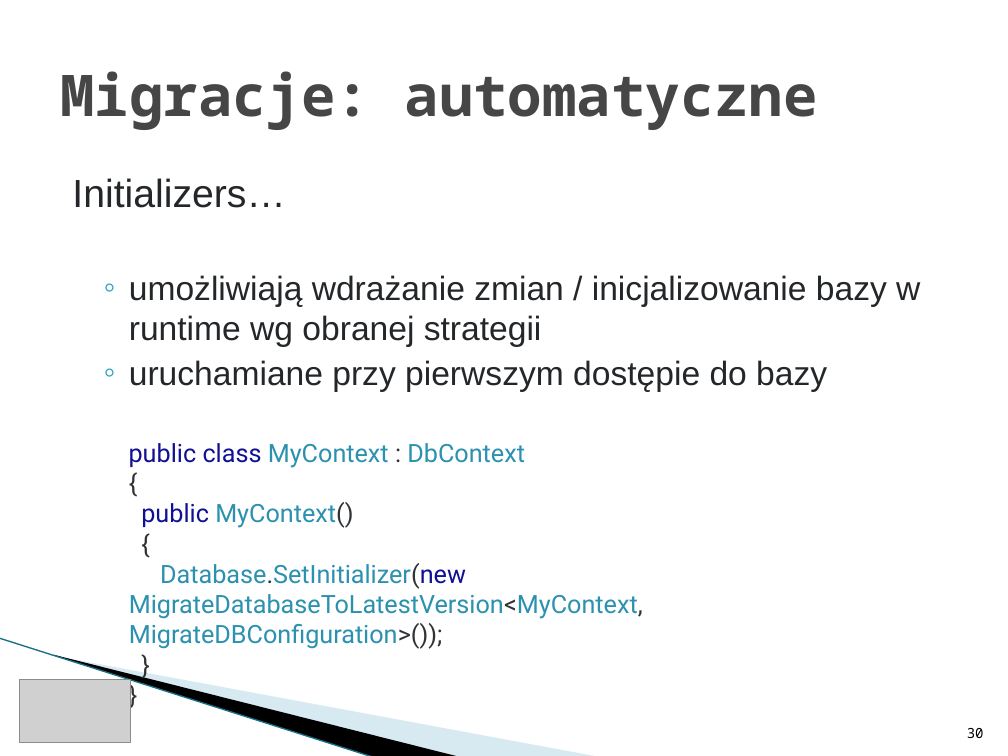
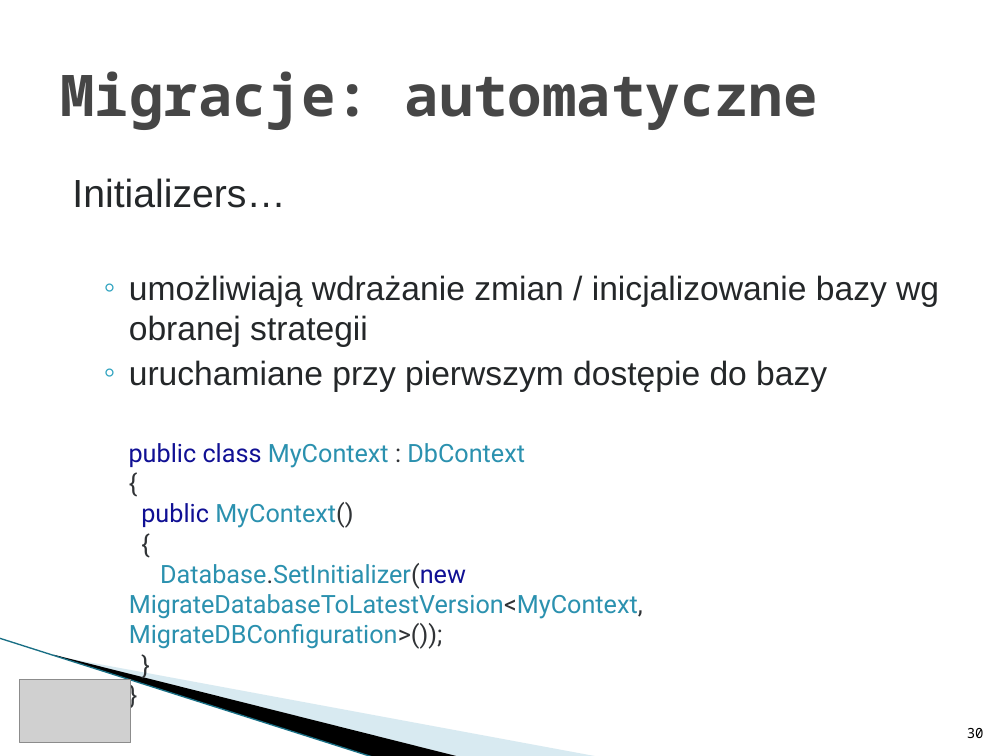
Before and after one commit to rwoszczyk/Training, a slide deck: slide 30 of ItKrd_EF.pptx. Drawn at 1008x756 pixels with LibreOffice and Linux fonts; fonts in the diff are those of the drawing; grey boxes stand for pictures; background and template pictures are left out. Boxes give left, top, right and bottom in pixels: in the first picture for what was removed or moved away, otherwise in the second. Text is boxed around its words. In the diff, an @@ line names an element or a change of style, - is before the commit and + after.

```diff
--- a/ItKrd_EF.pptx
+++ b/ItKrd_EF.pptx
@@ text at [129,275,939,347]: text changed @@
-  ◦ umożliwiają wdrażanie zmian / inicjalizowanie bazy w runtime wg obranej strategii
+  ◦ umożliwiają wdrażanie zmian / inicjalizowanie bazy wg obranej strategii
```
Also in this commit, not shown: 5 other slides changed, 1 slide added, 1 slide removed, 12 other files.
